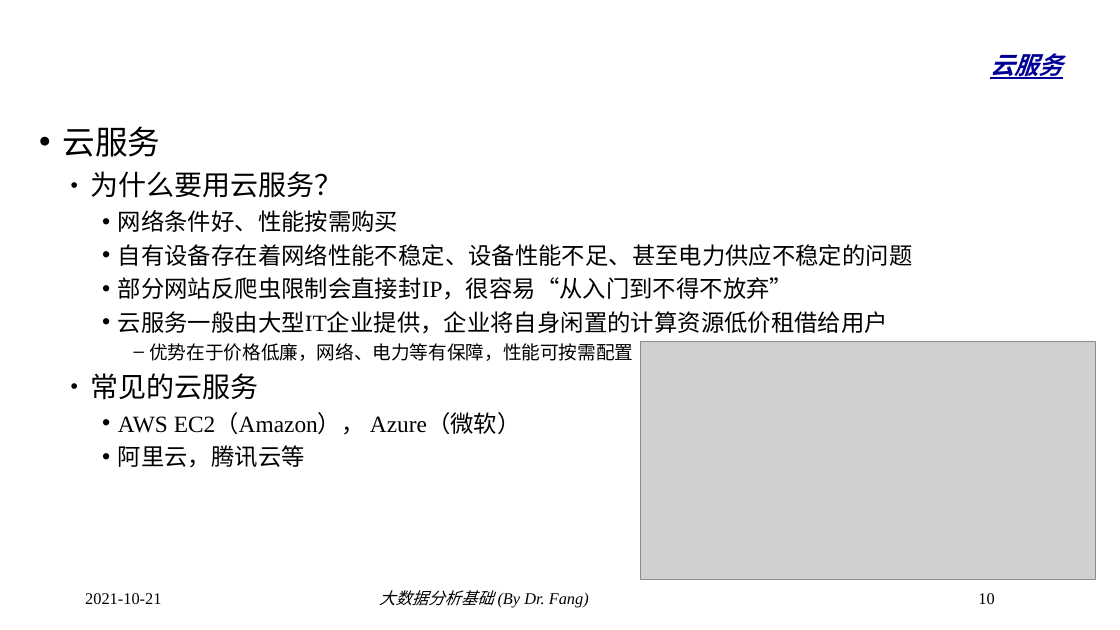
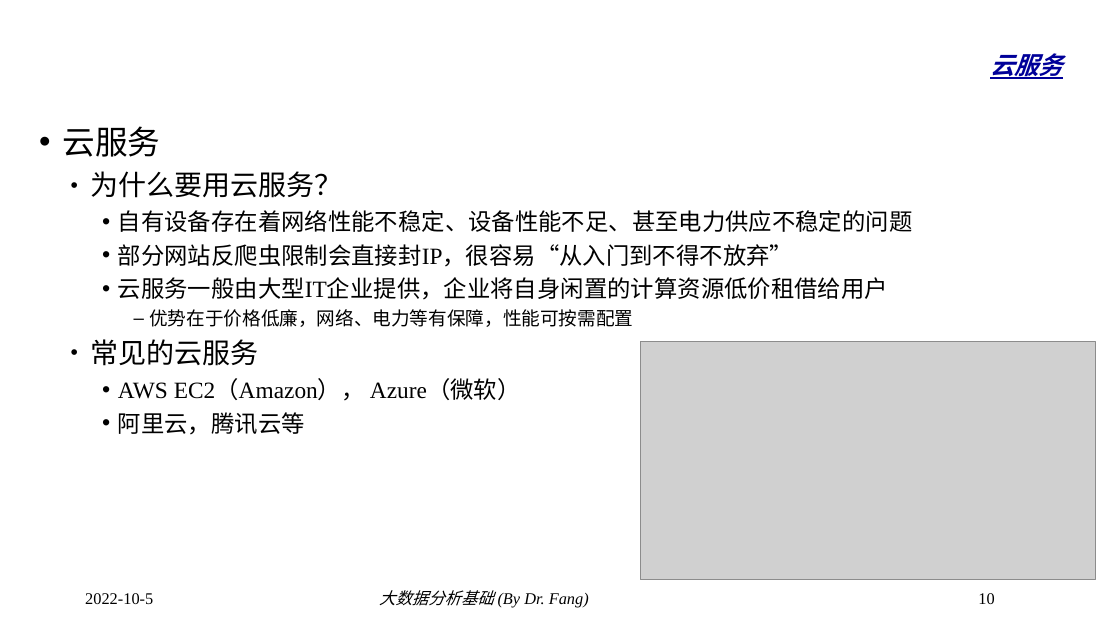
Before and after one commit to dr-fang/BDA, a slide deck: slide 10 of slides/3_PythonCrawler.pptx. Drawn at 1120x630 pixels with LibreOffice and Linux fonts; fonts in the diff are those of the drawing; grey boxes stand for pictures; background and template pictures are left out. Boxes give left, top, right and bottom in pixels: in the first picture for what was removed or moved away, otherwise in the second. Text is boxed around its words. In the diff, an @@ line names an element or a change of style, - is before the commit and + after.

```diff
--- a/slides/3_PythonCrawler.pptx
+++ b/slides/3_PythonCrawler.pptx
@@ text at (x1=118, y1=210, x2=398, y2=232): paragraph removed @@
-    • 网络条件好、性能按需购买
@@ text at (x1=85, y1=593, x2=153, y2=604): text changed @@
-2021-10-21
+2022-10-5
```
Also in this commit, not shown: 10 other slides changed.
